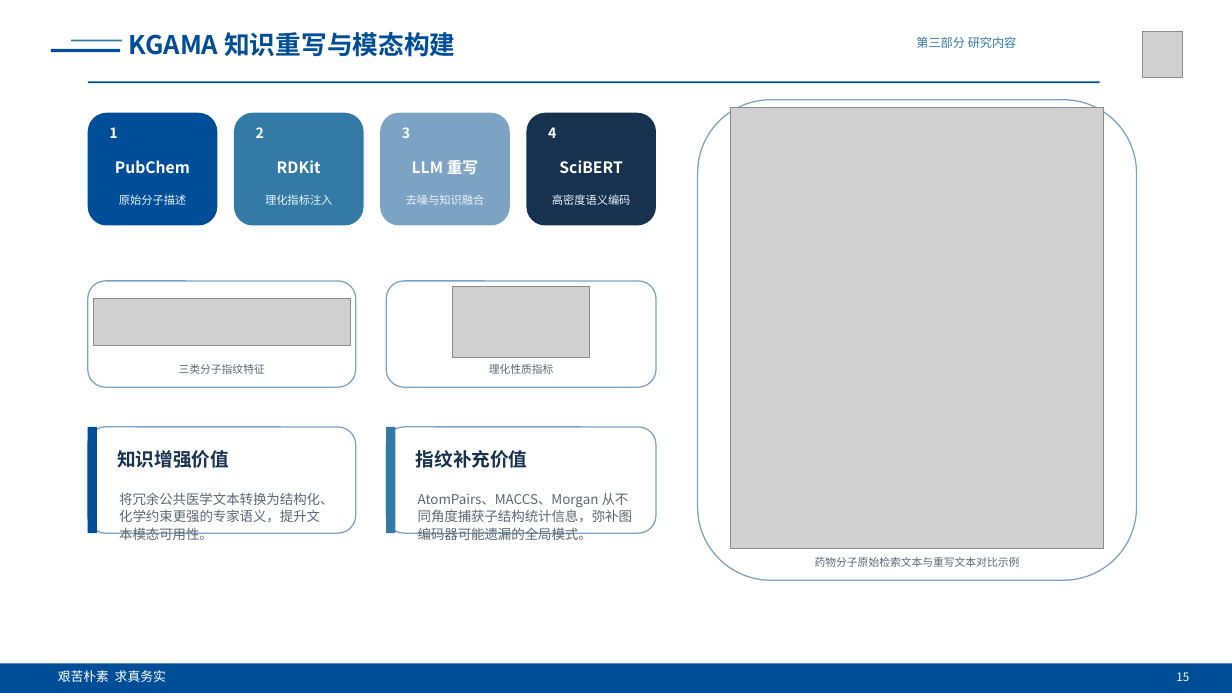
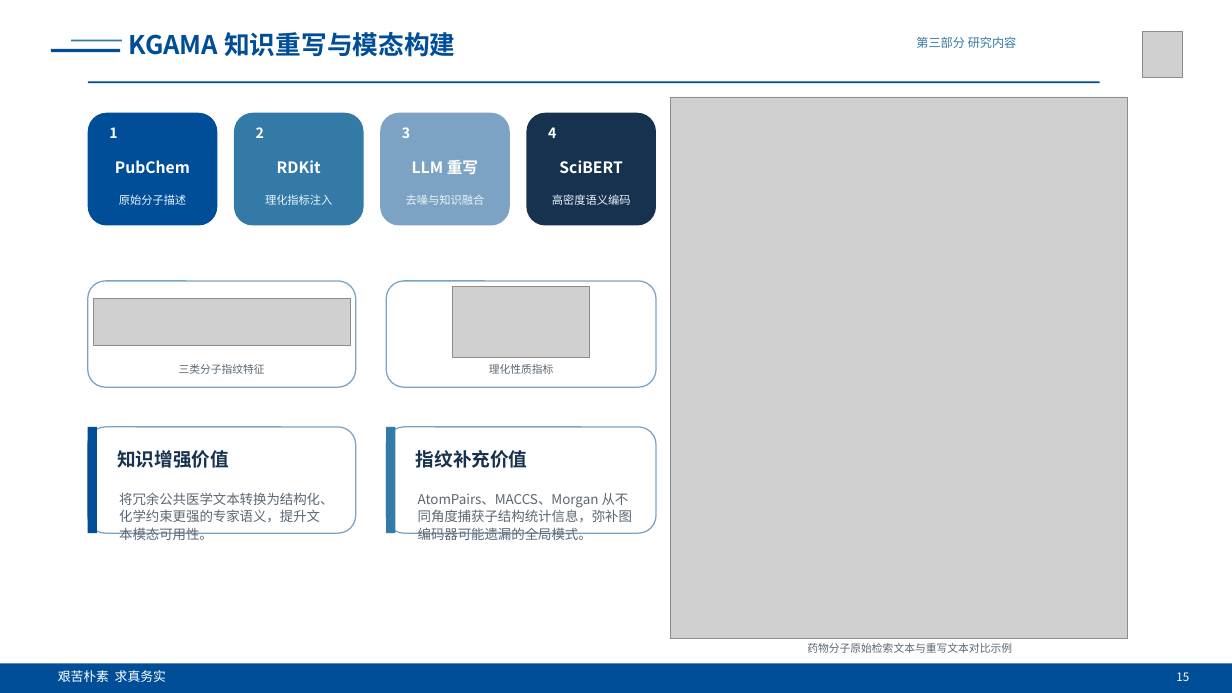
Before and after one commit to fanshuaiyao/BYFinall, a slide deck: slide 17 of 答辩/ppt/基于多模态学习的药物分子性质预测研究_答辩PPT.pptx (slide 12 before the commit). Drawn at 1232x693 pixels with LibreOffice and Linux fonts; fonts in the diff are those of the drawing; grey boxes stand for pictures. Boxes give left, top, right and bottom in pixels: in the first picture for what was removed or moved away, otherwise in the second. Text is boxed around its words. In the diff, an @@ line names an element or a change of style, - is before the commit and + after.

```diff
--- a/答辩/ppt/基于多模态学习的药物分子性质预测研究_答辩PPT.pptx
+++ b/答辩/ppt/基于多模态学习的药物分子性质预测研究_答辩PPT.pptx
@@ picture: place and size @@
-picture at (731, 107, 1104, 549)
+picture at (671, 97, 1128, 639)
@@ rounded rectangle removed at (698, 100, 1137, 580) @@
@@ text "药物分子原始检索文本与重写文本对比示例": place and size @@
-text "药物分子原始检索文本与重写文本对比示例" at (815, 557, 1020, 567)
+text "药物分子原始检索文本与重写文本对比示例" at (807, 643, 1012, 653)
```
Also in this commit, not shown: 8 other slides changed, 7 slides added, 2 slides removed, 23 other files.
